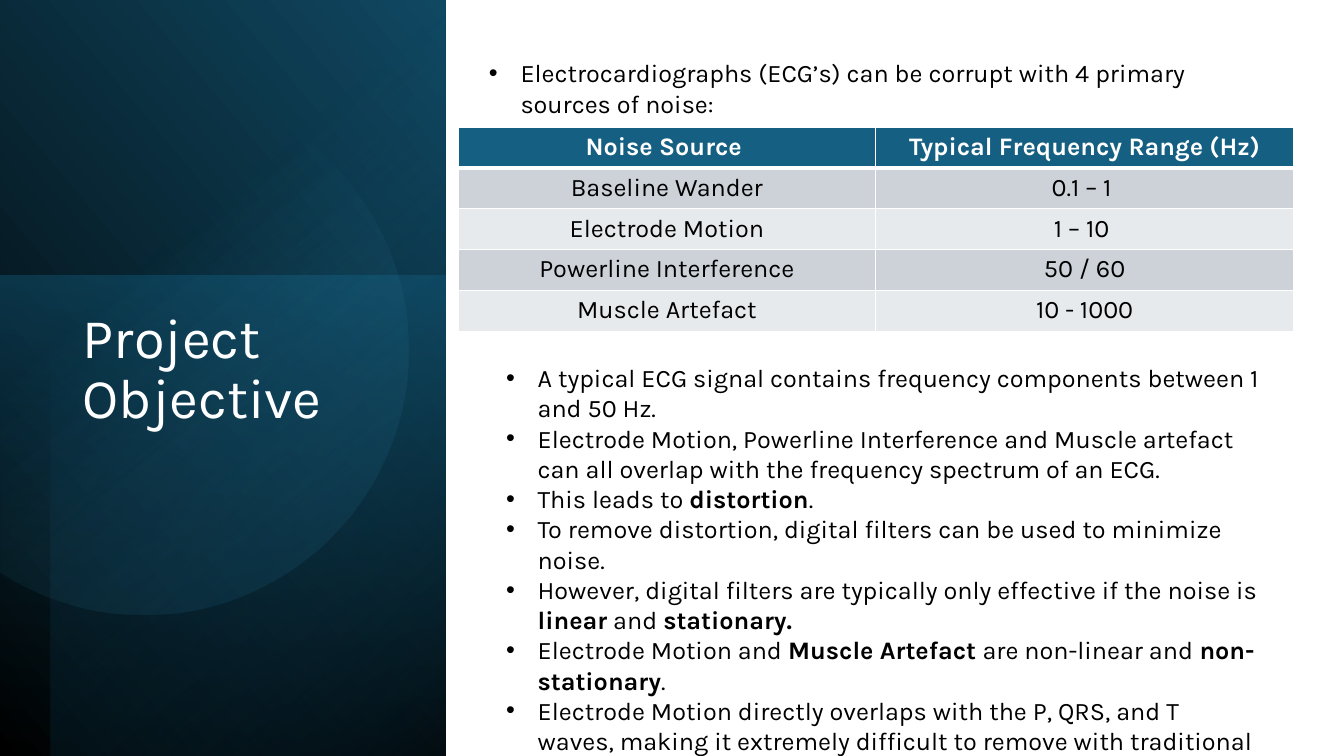
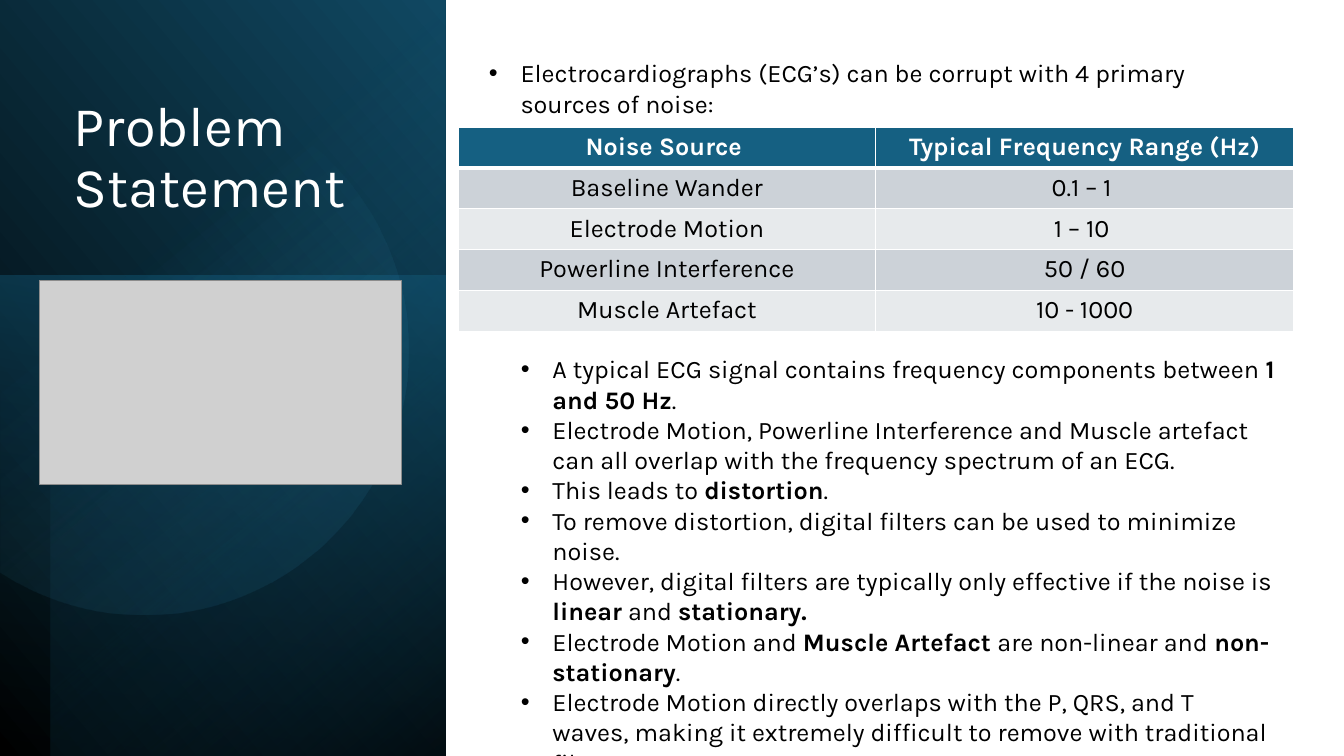
Before and after one commit to ben120-web/MSc-Project, a slide deck: slide 2 of Electrode Motion Denoising/reports/Exective Presentation.pptx. Drawn at 1344x756 pixels with LibreOffice and Linux fonts; fonts in the diff are those of the drawing; grey boxes stand for pictures. Boxes give left, top, right and bottom in pixels: in the first picture for what was removed or moved away, otherwise in the second. Text is boxed around its words. In the diff, an @@ line names an element or a change of style, - is before the commit and + after.

```diff
--- a/Electrode Motion Denoising/reports/Exective Presentation.pptx
+++ b/Electrode Motion Denoising/reports/Exective Presentation.pptx
@@ title at <box>74,107,345,208</box>: text changed @@
-Project Objective
+Problem Statement
@@ picture added at <box>39,280,401,485</box> @@
@@ text "A typical ECG signal contains ...": place and size @@
-text "A typical ECG signal contains ..." at <box>538,369,1258,756</box>
+text "A typical ECG signal contains ..." at <box>552,360,1275,748</box>
@@ text at <box>552,360,1275,410</box>: bold on in "1 and 50 Hz." @@
```
Also in this commit, not shown: 1 other slide changed.
